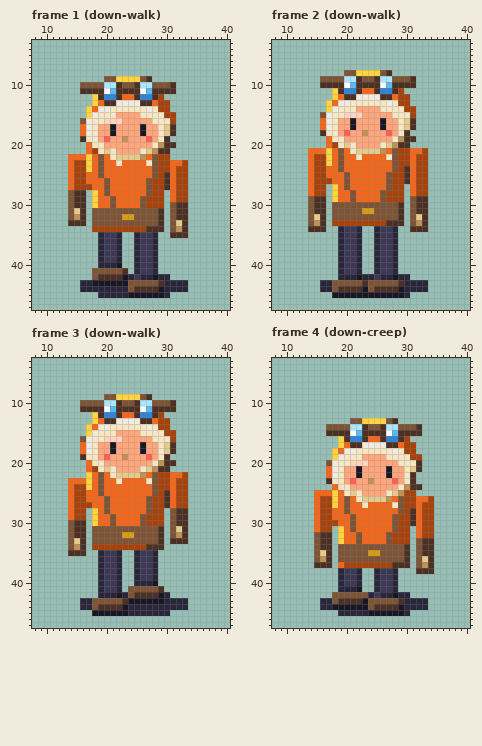
Edited in one commit: pixel-art file (art/companion-48/review-place/work/pawn-aseprite/pawn.aseprite). The picture above was drawn from the file before the commit.
48x48 pixels, 28 frames. Shown: frame 1 (down-walk): x 8..40, y 3..47; frame 2 (down-walk): x 8..40, y 3..47; frame 3 (down-walk): x 8..40, y 3..47; frame 4 (down-creep): x 8..40, y 3..47. The commit also changed other frames, which this record leaves out.
And afterwards:
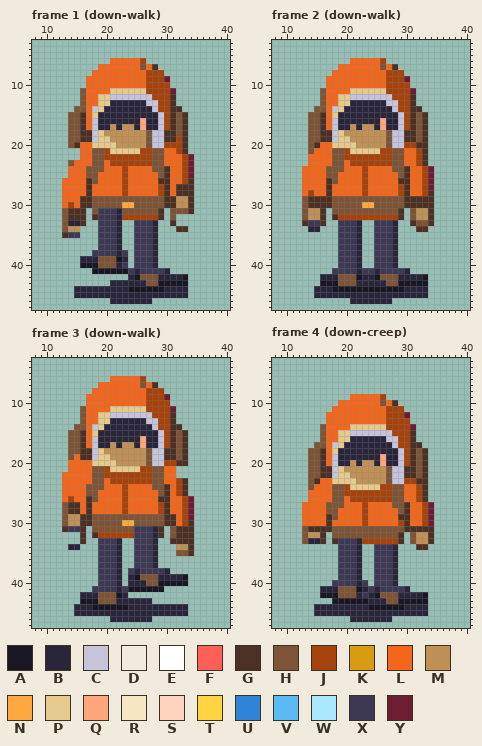
Palette (. is transparent): A #1a1725  B #29253a  C #c6c4d8  D #f1ebdf  E #ffffff  F #ff5f57  G #4b3023  H #7d5435  J #a6420c  K #d89b14  L #f2671b  M #bf9157  N #ffa83f  P #e6c98c  Q #ffa67c  R #f5e6c4  S #ffd4bf  T #ffd441  U #3084d8  V #5bb9f3  W #a9e6ff  X #3d3954  Y #6b1e33
What changed:
Changed rows in their new state; - is an unchanged pixel.
Frame 1 (down-walk):
first column x 13:
 6 --------LLLLLJ--------
 7 ------LLLLLLLHLG------
 8 -----LLLLLLLLLJJJ-----
 9 ----LLLLLLLLLLJJJY----
10 ---.LLLLLLLLLLJJJJ.---
11 ---HLLLLPPPPPPJJJJY---
12 ---HLLPPCCCCCCCJ-JG---
13 ---HLLPPBBBBBBCC--G---
14 --HHLCPBBBBBBBBC--GG--
15 -HHGLPBBBBBBBBBBC-GHG-
16 -HHGLCBBBBBBB-BBCJGHG-
17 -HHGLCBBMBMMBQBBCJ-HG-
18 -HHGGCPMMMMMMMHCCG-HG-
19 -HH-GCPPMM-MMMHCC-GJG-
20 -HGL-PPPPMMMMMHCCJJJG-
21 ---L-HHJPPPPPJJHHLLJG-
22 -..-LH-JJJJJJJJ-HLLLJY
23 -HLLLH--JJJJJJJ-HL---Y
24 --LLHH----J-----HG-L-Y
25 --LLHHL---J----LH--L-Y
26 L-LLGH-L--J---LLG--L-G
27 L-LLG--L--J---LL---GGG
28 LLLLGL-L--J---LL-G-GGG
29 LLL-GHHH-HHHH-HHHGGMMG
30 LJL-GHHH-HNNH-HHHGGMMG
31 HGG---XXXB---------HHG
32 HGG--GXXXBJJJJJJ---..-
33 HBB--.XXXB..XXXB.-G..-
34 HMM--.XXXB..XXXB.-.G--
35 GXX---X-----X-----...-
36 ------X-----X---------
37 ------X-----X---------
38 -----XX---X-X---------
39 ---BBBHHHAB-X---------
40 ---AAAHHHBX-X---------
41 -----AAAAAAX---XXB----
42 -----......-AHHH--BBA-
43 ---.....BBBBBB--AAAAA-
44 --B--------AAAAA------
45 --BBBB-----BBBBBB-BBB-
46 --------BBBBBBB-------
Frame 2 (down-walk):
first column x 13:
 6 --------LLLLLJ--------
 7 ------LLLLLLLHLG------
 8 -----LLLLLLLLLJJJ-----
 9 ---.LLLLLLLLLLJJJY.---
10 ---.LLLLLLLLLLJJJJ.---
11 ---HLLLLPPPPPPJJ-JY---
12 ---HLLPPCCCCCCCJ--G---
13 ---HL-PPBBBBBBCC--G---
14 --HHLCPBBBBBBBBCJ-GG--
15 -HHGLPBBBBBBBBBBCJGHG-
16 -HHGLCBBBBBBBQBBCJ-HG-
17 -HHGLCBBMBMMBQBBCJ-HG-
18 -HH-GCPMMM-MMMHCC-GHG-
19 -HHGGCPPMMMMMMHCC--HG-
20 -HGL-PP-PMMMMMHCCJJGG-
21 -H--LH-JP----JJ-HL-JG-
22 --LLLH-JJJJJJJJ-HL--G-
23 --LLLH--JJJJJJJ-HL--G-
24 L-LLHH----J-----H--L-Y
25 L-LLHH-L--J---LLH--L-Y
26 L-LLGH-L--J---LLG--L-Y
27 L-LLGL-L--J---LL-G-L-Y
28 LJLLGL--L-J--LLL-G-L-G
29 HG--GHHH-HHHH-HHHGG--G
30 HG--G-----NN----HGG--G
31 HMM-------HH-------MMG
32 HMM--GJJJJJJJJJJ---MMG
33 GXX--.XXXB..XXXB.-GHHG
34 -BB.--X-----X-----.---
35 ------X-----X---------
36 ------X-----X---------
37 ------X-----X---------
38 ------X-----X---------
39 ------X-----X---------
40 ------X-----X---------
41 -----XX---XX---XXB----
42 ---BBBHHH---AHHH--BBA-
43 ---AAA---BBBBB--AAAAA-
44 --B--AAAAA-AAAAA------
45 --BBBBBBBBBBBBBBB-BBB-
46 --------BBBBBBB-------
Frame 3 (down-walk):
first column x 13:
 6 --------LLLLLJ--------
 7 ------LLLLLLLHLG------
 8 -----LLLLLLLLLJJJ-----
 9 ----LLLLLLLLLLJJJY----
10 ---.LLLLLLLLLLJJJJ.---
11 ---HLLLLPPPPPPJJJJY---
12 ---HLLPPCCCCCCCJ-JG---
13 ---HLLPPBBBBBBCC--G---
14 --HHLCPBBBBBBBBC--GG--
15 -HHGLPBBBBBBBBBBC-GHG-
16 -HHGLCBBBBBBB-BBCJGHG-
17 -HHGLCBBMBMMBQBBCJ-HG-
18 -HHGGCPMMMMMMMHCCG-HG-
19 -HL-GCPPMM-MMMHCC-GHG-
20 -LLL-PPPPMMMMMHCCJJGG-
21 -LLL-HHJPPPPPJJHHLL---
22 LLLLLH-JJJJJJJJ-HL-..-
23 L---LH--JJJJJJJ-HL--G-
24 L-LLHH----J-----HG--G-
25 L-LLHHL---J----LH---G-
26 LJLLGH-L--J---LLG--L-Y
27 HGGLG--L--J---LL---L-Y
28 HGGLGL-L--J---LL-GLLJY
29 HMMGGHHH-HHHH-HHHGGLJY
30 HMM-GHHH-HNNH-HHHGGLJG
31 GXX---------XXXB---G-G
32 -..--GJJJJJJXXXB---G-G
33 -..--.XXXB..XXXB.----G
34 -BB.-.XXXB..XXXB.--MMG
35 -...--X-----X------HHG
36 ------X-----X---------
37 ------X-----X---------
38 ------X----X---XXB----
39 ------X----BAHHHBBBBA-
40 ------X----B--HHAAAAA-
41 -----XX---XAAAAAA-----
42 ---BBBHHH--.......----
43 ---AAA---BBBBBB......-
44 --B--AAAAA------------
45 --BBBBBBBBB-------BBB-
46 --------BBBBBBB-------
Frame 4 (down-creep):
first column x 13:
 9 --------LLLLLJ--------
10 ------LLLLLLLHLG------
11 -----LLLLLLLLLJJJ-----
12 ----LLLLLLLLLLJJJY----
13 ----LLLLLLLLLLJJJJ----
14 ---HLLLLPPPPPPJJJJY.--
15 ---HLLPPCCCCCCCJJJ-.--
16 ---HLLPPBBBBBBCCJ-G---
17 --HHLCPBBBBBBBBCJ-GG--
18 -HHGLPBBBBBBBBBBC-GHG-
19 -HHGLCBBBBBBB-BBCJGHG-
20 -HHGLCBBMBMMB-BBCJGHG-
21 -HHGGCPMMMMMMMHCCGGHG-
22 -HHGGCPPMMMMMMHCCG-HG-
23 -HGLLPPPPMM-MMHCCJJGG-
24 -HLLLHHJPPPPPJJHHLLJG-
25 -L---HHJJJJJJJJHHLLJG-
26 -L-LLHHLJJJJJJJH-LLJG.
27 LL-LHHHL--J----H-GL--Y
28 LL-LHH-L--J------GL--Y
29 LL-LGH--L-J----LGGL--Y
30 LL-LGL--L-J----L-GL--Y
31 HGGGGHHH-HHHHHH-HGGGGG
32 HMM-.HHHH-HHHH-HG.HMMG
33 HBB-.GXXXBJJJJJ-G.HMM-
34 --...-XXXB..XXXB..-G-.
35 --...-XXXB..XXXB..-...
36 --...-XXXB..XXXB..-...
37 --...-XXXB..XXXB..-...
38 ------X-----X------...
39 ------X-----X---------
40 -----XX---X-X---------
41 ---BBBHHH-BX---XXB----
42 ---AAA---BX-AHHH--BBA-
43 ---..AAAAA-BBB--AAAAA-
44 --B--BBBBBBAAAAA------
45 --BBBB-----BBBBBB-BBB-
46 --------BBBBBBB-------
Changed places in both pictures, as pixel boxes (x1, y1, x2, y2):
changed: (62, 58, 194, 304)
changed: (302, 58, 434, 304)
changed: (62, 376, 194, 622)
changed: (302, 394, 434, 622)
